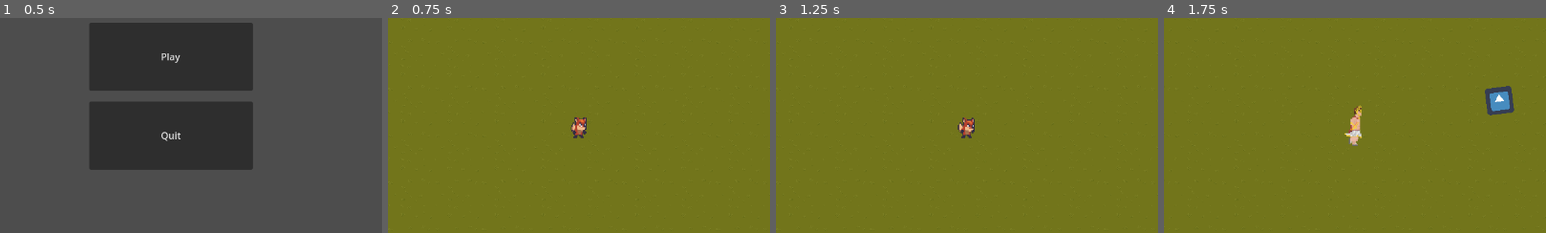
Above: before the commit, frames 1-4 (left to right).
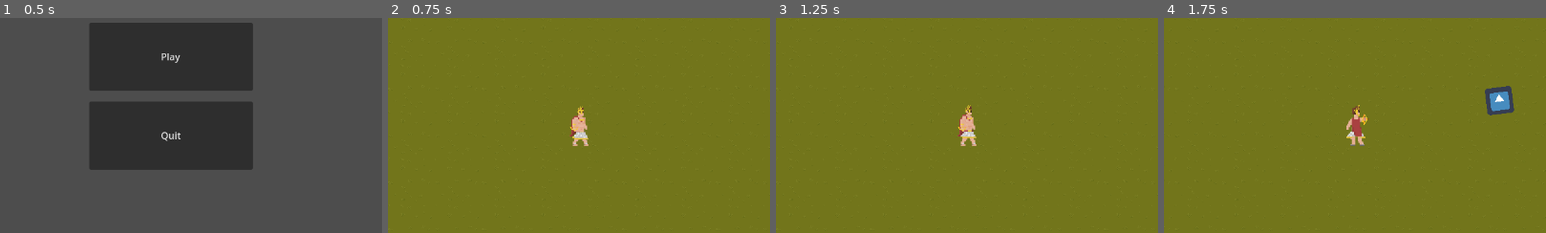
Above: after the commit, the same moments.

Repository: FlamingoFiestaStudio/OlympusGoneWild
Game: Godot game, scene res://menus/menu.tscn
Same seed, same stepped clock (60 frames per second), same inputs: the game is played once before the commit and once after it. The engine's default icon, where the game draws it, is replaced by a stand-in: a white triangle on a blue panel in a dark square.
Inputs (mouse positions are % of the whole screen's width and height, from its top left):
- Up to frame 1 (0.5 s): no input
- Up to frame 2 (0.75 s): click "Play" at 0.5 s
- Up to frame 3 (1.25 s): no input
- Up to frame 4 (1.75 s): move the mouse to (72, 45) at 1.27 s; hold Right (right) from 1.28 s (still down); hold Space (shoot) from 1.28 s (still down)
The pictures show only the part of the screen within x 25-75%, y 26-76%; the shares and areas given below are measured in that part.

Frame 1 is identical in both runs. In frame 2, 0.5% of the frame differs, in the area x 47-53%, y 40-60%; in frame 3, 0.6%; in frame 4, 0.6%, in the area x 47-54%, y 40-60%.

Commit message:
feat(#35 & #36): Implementing Attaching and Running animation

Diff:
--- a/player/Player.gd
+++ b/player/Player.gd
@@ -7,9 +7,6 @@
 @onready var anim: AnimatedSprite2D = get_node("AnimatedSprite2D")
 
 var direction: Vector2 = Vector2.ZERO
-
-func _ready() -> void:
-	anim.play("Idle")
 
 func _process(_delta) -> void:
 	_control()
@@ -31,10 +28,8 @@
 	if Input.is_action_pressed("up"):
 		direction.y -= 1
 
-	if direction.length() > 0:
-		anim.play("Running")
-	else:
-		anim.play("Idle")
+	if not anim.animation == "Attacking":
+		anim.play("Running" if direction.length() > 0 else "Idle")
 
 	velocity = direction * SPEED
 
@@ -42,4 +37,9 @@
 	move_and_slide()
 
 func _on_weapon_shoot(Bullet: PackedScene, _position: Vector2, _direction: Vector2) -> void:
+	anim.play("Attacking")
 	emit_signal("shoot", Bullet, _position, _direction)
+
+
+func _on_animated_sprite_2d_animation_finished() -> void:
+	if anim.animation == "Attacking": anim.play("Idle")
--- a/player/Player.tscn
+++ b/player/Player.tscn
@@ -1,16 +1,22 @@
-[gd_scene load_steps=16 format=3 uid="uid://ey7qekfsbkai"]
+[gd_scene load_steps=22 format=3 uid="uid://ey7qekfsbkai"]
 
 [ext_resource type="Script" path="res://player/Player.gd" id="1_oadh2"]
-[ext_resource type="Texture2D" uid="uid://dgx1fa7be25yv" path="res://player/sprites/idle/player-idle-1.png" id="2_bmpiy"]
-[ext_resource type="Texture2D" uid="uid://bk2uloevvydaw" path="res://player/sprites/idle/player-idle-2.png" id="3_uro37"]
-[ext_resource type="Texture2D" uid="uid://cdf2cbe6ew0hy" path="res://player/sprites/idle/player-idle-3.png" id="4_s11m5"]
-[ext_resource type="Texture2D" uid="uid://dqtbf2c0jp6gx" path="res://player/sprites/idle/player-idle-4.png" id="5_xcu30"]
+[ext_resource type="Texture2D" uid="uid://crlai8ehwtbsy" path="res://player/sprites/attacking/AttackingAnimation1.png" id="2_g4q0f"]
+[ext_resource type="Texture2D" uid="uid://dq5fkk3ppuhre" path="res://player/sprites/attacking/AttackingAnimation2.png" id="3_b04pd"]
+[ext_resource type="Texture2D" uid="uid://bi4gbhq0bujg4" path="res://player/sprites/attacking/AttackingAnimation3.png" id="4_ruky2"]
+[ext_resource type="Texture2D" uid="uid://dh5ucbw24g5i2" path="res://player/sprites/attacking/AttackingAnimation4.png" id="5_28n55"]
 [ext_resource type="Texture2D" uid="uid://cxrptngfw3wax" path="res://player/sprites/run/ApolloRunning1.png" id="6_c0b6n"]
+[ext_resource type="Texture2D" uid="uid://cxedit13m1f1y" path="res://player/sprites/attacking/AttackingAnimation5.png" id="6_q5j6g"]
 [ext_resource type="Texture2D" uid="uid://bfl68arx52s0k" path="res://player/sprites/run/ApolloRunning2.png" id="7_0qbrl"]
+[ext_resource type="Texture2D" uid="uid://bkrjps4cujw0r" path="res://player/sprites/idle/Idle1.png" id="7_d2toc"]
+[ext_resource type="Texture2D" uid="uid://4ha6xnlx45a2" path="res://player/sprites/idle/Idle2.png" id="8_527a0"]
 [ext_resource type="Texture2D" uid="uid://cvk6yloy2cf4e" path="res://player/sprites/run/ApolloRunning3.png" id="8_pi1uk"]
+[ext_resource type="Texture2D" uid="uid://bwketf0l8tkik" path="res://player/sprites/idle/Idle3.png" id="9_lrmdw"]
 [ext_resource type="Texture2D" uid="uid://b38660iv3u4kd" path="res://player/sprites/run/ApolloRunning4.png" id="9_sayxa"]
 [ext_resource type="Texture2D" uid="uid://ou46s13csdq8" path="res://player/sprites/run/ApolloRunning5.png" id="10_bd45p"]
+[ext_resource type="Texture2D" uid="uid://b553fnn54vvp1" path="res://player/sprites/idle/Idle4.png" id="10_vu1fj"]
 [ext_resource type="Texture2D" uid="uid://du1ln5bf7pbun" path="res://player/sprites/run/ApolloRunning6.png" id="11_cxi84"]
+[ext_resource type="Texture2D" uid="uid://bc2twn1tdqx7o" path="res://player/sprites/idle/Idle5.png" id="11_dn2gw"]
 [ext_resource type="Script" path="res://player/Weapon.gd" id="12_1am0a"]
 [ext_resource type="PackedScene" uid="uid://yiffn8h8k3v4" path="res://bullets/bullet.tscn" id="13_t574q"]
 
@@ -22,20 +28,43 @@
 animations = [{
 "frames": [{
 "duration": 1.0,
-"texture": ExtResource("2_bmpiy")
+"texture": ExtResource("2_g4q0f")
 }, {
 "duration": 1.0,
-"texture": ExtResource("3_uro37")
+"texture": ExtResource("3_b04pd")
 }, {
 "duration": 1.0,
-"texture": ExtResource("4_s11m5")
+"texture": ExtResource("4_ruky2")
 }, {
 "duration": 1.0,
-"texture": ExtResource("5_xcu30")
+"texture": ExtResource("5_28n55")
+}, {
+"duration": 1.0,
+"texture": ExtResource("6_q5j6g")
+}],
+"loop": false,
+"name": &"Attacking",
+"speed": 8.0
+}, {
+"frames": [{
+"duration": 1.0,
+"texture": ExtResource("7_d2toc")
+}, {
+"duration": 1.0,
+"texture": ExtResource("8_527a0")
+}, {
+"duration": 1.0,
+"texture": ExtResource("9_lrmdw")
+}, {
+"duration": 1.0,
+"texture": ExtResource("10_vu1fj")
+}, {
+"duration": 1.0,
+"texture": ExtResource("11_dn2gw")
 }],
 "loop": true,
 "name": &"Idle",
-"speed": 5.0
+"speed": 6.0
 }, {
 "frames": [{
 "duration": 1.0,
@@ -72,8 +101,10 @@
 [node name="AnimatedSprite2D" type="AnimatedSprite2D" parent="."]
 scale = Vector2(2.06179, 2.29497)
 sprite_frames = SubResource("SpriteFrames_lrt3t")
-animation = &"Running"
-frame_progress = 0.457547
+animation = &"Attacking"
+autoplay = "Idle"
+frame = 4
+frame_progress = 1.0
 
 [node name="Camera2D" type="Camera2D" parent="."]
 position = Vector2(0, 1)
@@ -93,5 +124,6 @@
 
 [node name="Timer" type="Timer" parent="Weapon"]
 
+[connection signal="animation_finished" from="AnimatedSprite2D" to="." method="_on_animated_sprite_2d_animation_finished"]
 [connection signal="shoot" from="Weapon" to="." method="_on_weapon_shoot"]
 [connection signal="timeout" from="Weapon/Timer" to="Weapon" method="_on_timer_timeout"]
--- a/project.godot
+++ b/project.godot
@@ -58,7 +58,7 @@
 shoot={
 "deadzone": 0.5,
 "events": [Object(InputEventKey,"resource_local_to_scene":false,"resource_name":"","device":-1,"window_id":0,"alt_pressed":false,"shift_pressed":false,"ctrl_pressed":false,"meta_pressed":false,"pressed":false,"keycode":0,"physical_keycode":32,"key_label":0,"unicode":32,"echo":false,"script":null)
-, Object(InputEventMouseButton,"resource_local_to_scene":fal …(202 unchanged characters)… 220, 66),"factor":1.0,"button_index":1,"pressed":true,"double_click":false,"script":null)
+, Object(InputEventMouseButton,"resource_local_to_scene":fal …(202 unchanged characters)… 220, 66),"factor":1.0,"button_index":1,"canceled":false,"pressed":true,"double_click":false,"script":null)
 ]
 }
 
Binary file added: player/sprites/attacking/AttackingAnimation1.png
Not shown, added: player/sprites/attacking/AttackingAnimation1.png.import
Binary file added: player/sprites/attacking/AttackingAnimation2.png
Not shown, changed: player/sprites/attacking/AttackingAnimation2.png.import
Binary file added: player/sprites/attacking/AttackingAnimation3.png
Not shown, changed: player/sprites/attacking/AttackingAnimation3.png.import
Binary file added: player/sprites/attacking/AttackingAnimation4.png
Not shown, changed: player/sprites/attacking/AttackingAnimation4.png.import
Binary file added: player/sprites/attacking/AttackingAnimation5.png
Not shown, changed: player/sprites/attacking/AttackingAnimation5.png.import
Binary file added: player/sprites/idle/Idle1.png
Not shown, added: player/sprites/idle/Idle1.png.import
(and 12 more such lines)
